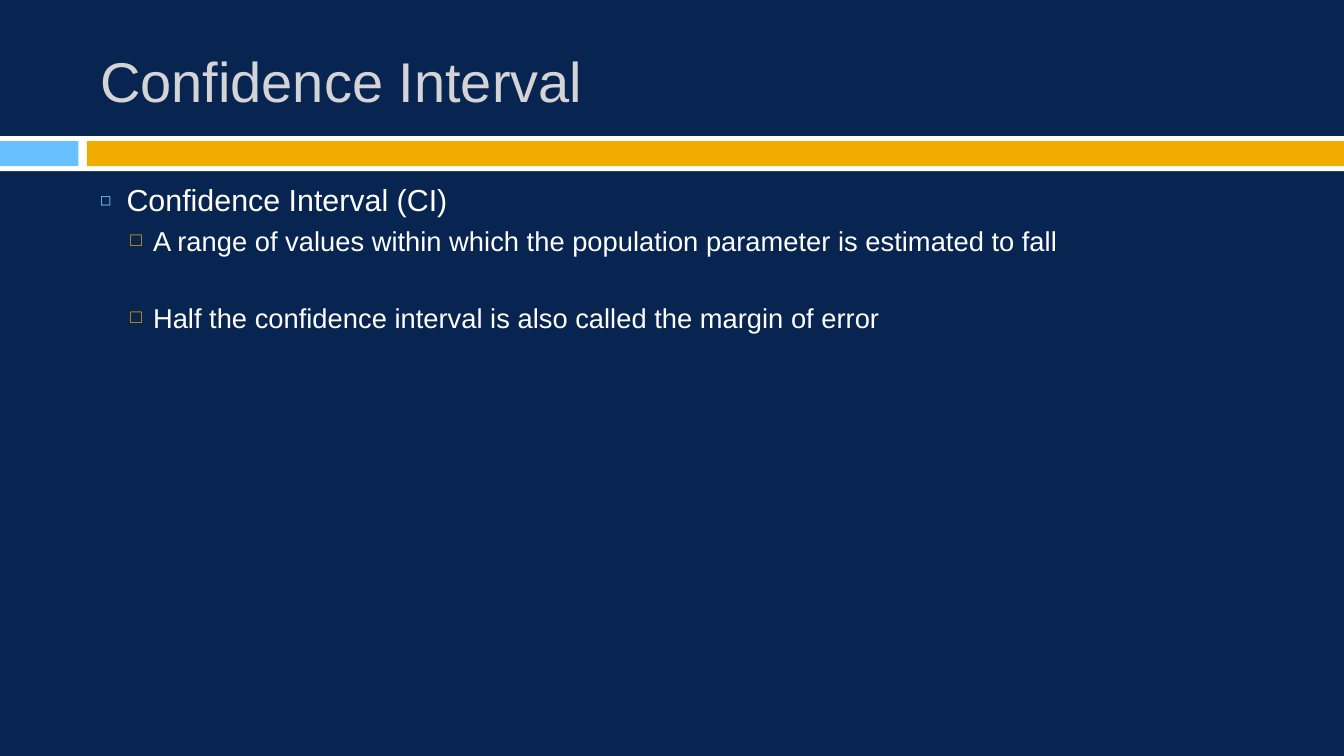
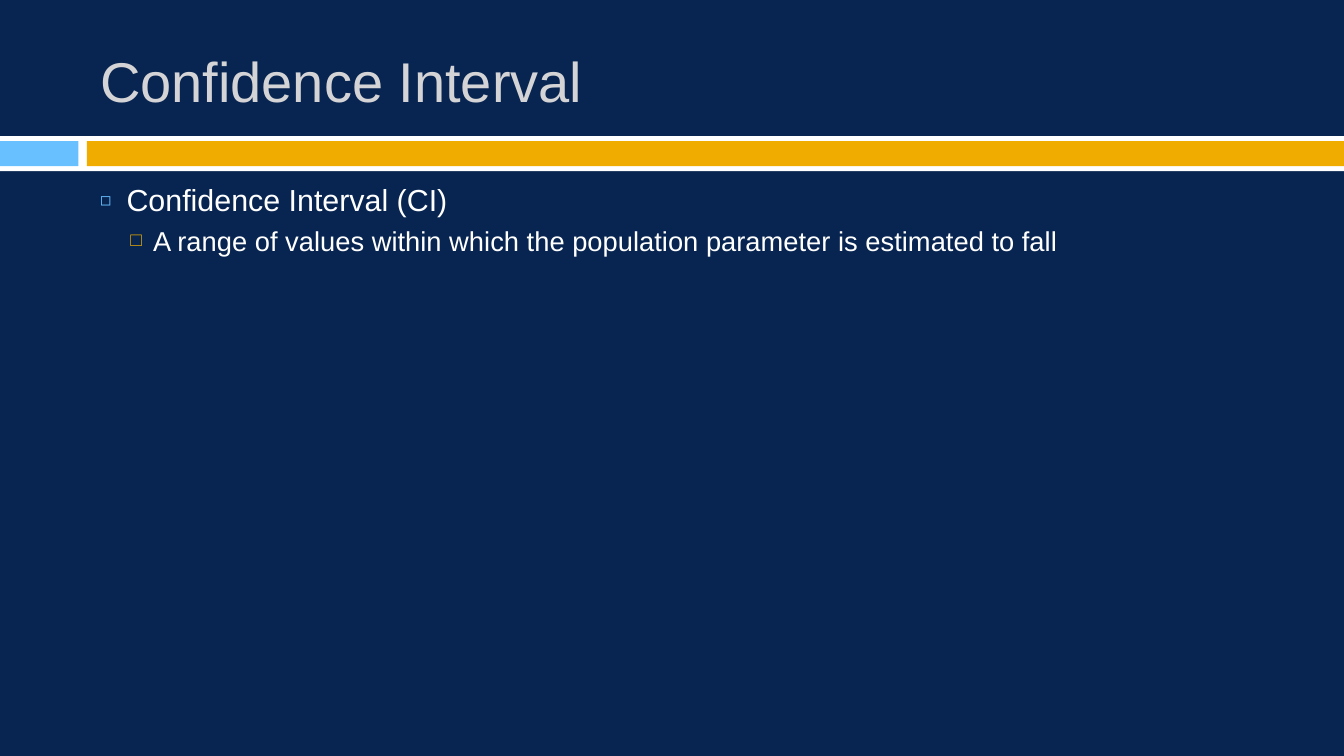
Before and after one commit to burrelvannjr/gradstats_csuf, a slide deck: slide 7 of ppts/4_estimation.pptx. Drawn at 1344x756 pixels with LibreOffice and Linux fonts; fonts in the diff are those of the drawing. Boxes give left, top, right and bottom in pixels: in the first picture for what was removed or moved away, otherwise in the second. Text is boxed around its words. In the diff, an @@ line names an element or a change of style, - is before the commit and + after.

```diff
--- a/ppts/4_estimation.pptx
+++ b/ppts/4_estimation.pptx
@@ text at bbox=[153, 308, 879, 332]: paragraph removed @@
-  □ Half the confidence interval is also called the margin of error
```
Also in this commit, not shown: 4 other slides changed, 1 slide removed, 12 other files.
